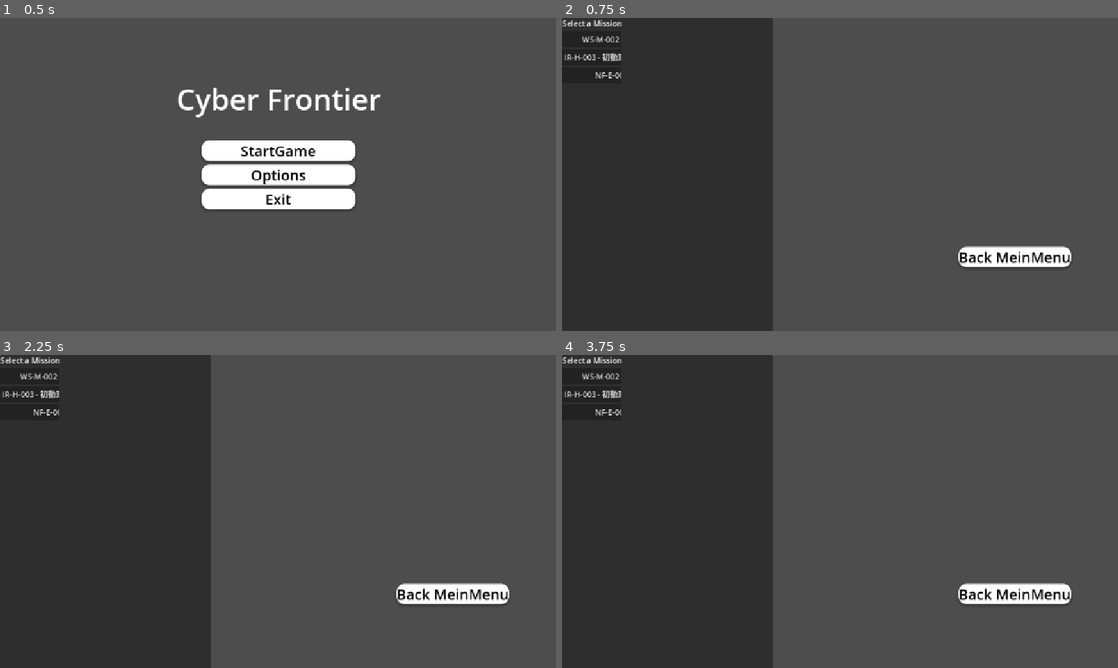
Above: before the commit, frames 1-4 (two rows, left to right).
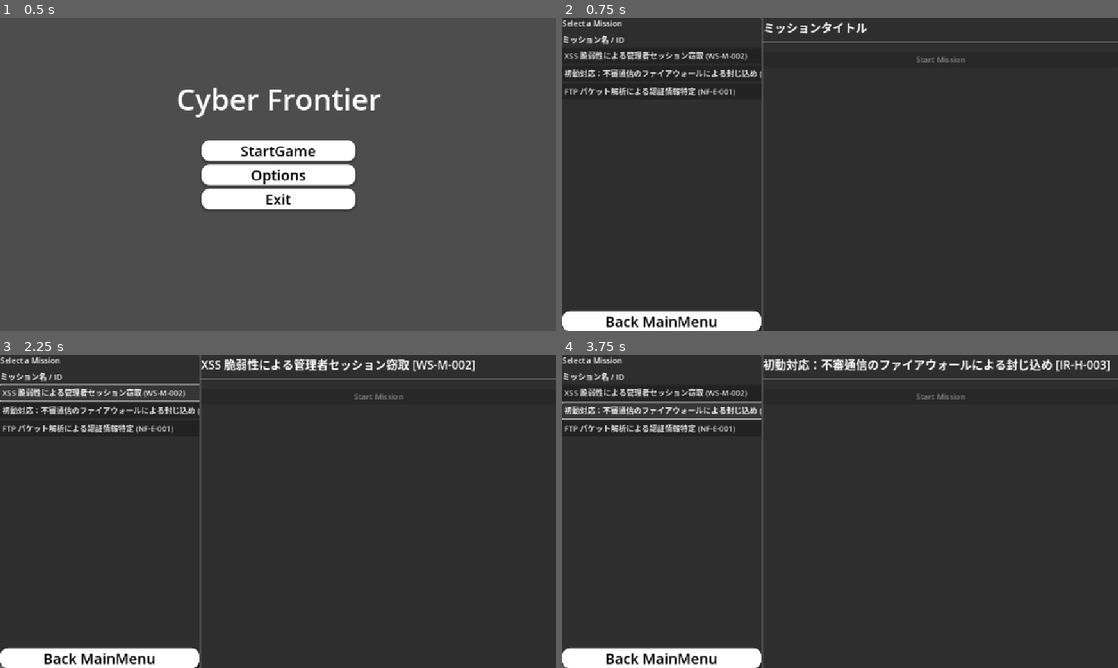
Above: after the commit, the same moments.

Repository: pekokana/cyberfrontier
Game: Godot game, scene res://scenes/main/root_scene.tscn
The game is run twice, just before and just after one commit, with the same random seed, the same clock (stepped at 60 frames per second) and the same inputs.
Inputs (mouse positions are in pixels of both pictures, inside the frame that each line leads up to):
- Up to frame 1 (0.5 s): no input
- Up to frame 2 (0.75 s): click "StartGame" at 0.5 s
- Up to frame 3 (2.25 s): click (127, 376) at 1.25 s, where only the run before the commit has a clickable "WS-M-002 - XSS 脆弱性による管理者セッション…"; click (116, 392) at 2 s, where only the run after the commit has a clickable "XSS 脆弱性による管理者セッション窃取 (WS-M-00…"
- Up to frame 4 (3.75 s): click (689, 392) at 2.75 s, where only the run before the commit has a clickable "IR-H-003 - 初動対応：不審通信のファイアウォール…"; click (678, 411) at 3.5 s, where only the run after the commit has a clickable "初動対応：不審通信のファイアウォールによる封じ込め (IR…"

Frame 1 is identical in both runs. In frame 2, 66% of the frame differs, in the area x 0-100%, y 0-100%; in frame 3, 66%; in frame 4, 66%.

Commit message:
firstpush

Diff:
--- a/scenes/ui/MissionSelectUI.tscn
+++ b/scenes/ui/MissionSelectUI.tscn
@@ -43,38 +43,38 @@
 grow_vertical = 2
 script = ExtResource("1_u0l8q")
 
-[node name="PanelContainer" type="PanelContainer" parent="."]
+[node name="HBoxContainer" type="HBoxContainer" parent="."]
 layout_mode = 1
 anchors_preset = 15
 anchor_right = 1.0
 anchor_bottom = 1.0
-offset_right = -716.0
-offset_bottom = 52.0
 grow_horizontal = 2
 grow_vertical = 2
 
-[node name="VBoxContainer" type="VBoxContainer" parent="PanelContainer"]
+[node name="ListPanel" type="PanelContainer" parent="HBoxContainer"]
 layout_mode = 2
-size_flags_horizontal = 0
+size_flags_horizontal = 3
+size_flags_stretch_ratio = 0.56
 
-[node name="Label" type="Label" parent="PanelContainer/VBoxContainer"]
+[node name="VBoxContainer" type="VBoxContainer" parent="HBoxContainer/ListPanel"]
+layout_mode = 2
+theme_override_constants/separation = 10
+
+[node name="Label" type="Label" parent="HBoxContainer/ListPanel/VBoxContainer"]
 layout_mode = 2
 text = "Select a Mission"
 
-[node name="ScrollContainer" type="ScrollContainer" parent="PanelContainer/VBoxContainer"]
+[node name="ScrollContainer" type="ScrollContainer" parent="HBoxContainer/ListPanel/VBoxContainer"]
 layout_mode = 2
 size_flags_vertical = 3
 
-[node name="MissionListContainer" type="VBoxContainer" parent="PanelContainer/VBoxContainer/ScrollContainer"]
+[node name="MissionListGrid" type="GridContainer" parent="HBoxContainer/ListPanel/VBoxContainer/ScrollContainer"]
 layout_mode = 2
 size_flags_horizontal = 3
+columns = 2
 
-[node name="btnBackMainMenu" type="Button" parent="."]
-layout_mode = 0
-offset_left = 821.0
-offset_top = 473.0
-offset_right = 977.0
-offset_bottom = 515.0
+[node name="btnBackMainMenu" type="Button" parent="HBoxContainer/ListPanel"]
+layout_mode = 2
 size_flags_vertical = 10
 theme_override_colors/icon_pressed_color = Color(0, 0, 0, 1)
 theme_override_colors/font_color = Color(0, 0, 0, 1)
@@ -85,6 +85,36 @@
 theme_override_styles/hover = SubResource("StyleBoxFlat_4vr03")
 theme_override_styles/pressed = SubResource("StyleBoxFlat_npyb8")
 theme_override_styles/normal = SubResource("StyleBoxFlat_j75qj")
-text = "Back MeinMenu"
+text = "Back MainMenu"
 
-[connection signal="pressed" from="btnBackMainMenu" to="." method="_on_btn_back_main_menu_pressed"]
+[node name="DetailsPanel" type="PanelContainer" parent="HBoxContainer"]
+layout_mode = 2
+size_flags_horizontal = 3
+
+[node name="VBoxContainer" type="VBoxContainer" parent="HBoxContainer/DetailsPanel"]
+layout_mode = 2
+theme_override_constants/separation = 10
+
+[node name="MissionTitle" type="Label" parent="HBoxContainer/DetailsPanel/VBoxContainer"]
+layout_mode = 2
+theme_override_font_sizes/font_size = 24
+
+[node name="HSeparator" type="HSeparator" parent="HBoxContainer/DetailsPanel/VBoxContainer"]
+layout_mode = 2
+
+[node name="ScrollContainer" type="ScrollContainer" parent="HBoxContainer/DetailsPanel/VBoxContainer"]
+layout_mode = 2
+
+[node name="MissionDescription" type="Label" parent="HBoxContainer/DetailsPanel/VBoxContainer/ScrollContainer"]
+custom_minimum_size = Vector2(10, 10)
+layout_mode = 2
+size_flags_vertical = 1
+autowrap_mode = 3
+
+[node name="btnStartMission" type="Button" parent="HBoxContainer/DetailsPanel/VBoxContainer"]
+layout_mode = 2
+disabled = true
+text = "Start Mission"
+
+[connection signal="pressed" from="HBoxContainer/ListPanel/btnBackMainMenu" to="." method="_on_btn_back_main_menu_pressed"]
+[connection signal="pressed" from="HBoxContainer/DetailsPanel/VBoxContainer/btnStartMission" to="." method="_on_btn_start_mission_pressed"]
--- a/scripts/core/root_scene.gd
+++ b/scripts/core/root_scene.gd
@@ -16,6 +16,7 @@
 @onready var ui_holder: Control = $UI_Layer/UI_Holder
 @onready var sidebar_toggle: TextureButton = $UI_Layer/SidebarToggle
 @onready var btn_back_mission_select: Button = $UI_Layer/btnBackMissionSelect
+@onready var btn_start_mission: Button = $HBoxContainer/DetailsPanel/VBoxContainer/btnStartMission
 
 var sidebar_instance: Control = null # <--- Sidebarインスタンスを保持する変数
 var current_ui_instance: Control = null
--- a/scripts/managers/MissionManager.gd
+++ b/scripts/managers/MissionManager.gd
@@ -2,6 +2,7 @@
 extends Node
 
 # ミッションJSONが格納されているディレクトリ
+const MISSION_EXTERNAL_DIR_NAME = "missions"
 const MISSION_DIR = "res://missions/"
 # 読み込まれた全ミッションのメタデータを格納する辞書
 var loaded_missions: Dictionary = {}
@@ -11,25 +12,68 @@
 
 # ディレクトリ内のすべてのJSONファイルを読み込む
 func load_all_missions():
-	var dir = DirAccess.open(MISSION_DIR)
+	# 💡 修正: 実行環境に応じてパスを切り替える
+	var base_path: String
+
+	# Godotエディタ内またはエクスポートされた実行ファイル内かをチェック
+	# has_feature("editor") はエディタ内での実行を検出
+	if OS.has_feature("editor"):
+		# 開発環境の場合は res:// を使用し、完全なOSパスに変換
+		# 💡 修正: PROJECT_SETTINGS -> ProjectSettings (シングルトン) に変更
+		base_path = ProjectSettings.globalize_path(MISSION_DIR)
+	elif OS.has_feature("mobile") or OS.has_feature("web"):
+		# モバイルやWebの場合は res:// を使用
+		# globalize_path は使わず、そのまま相対パスを使用（または FileAccess.get_file_as_bytes で対応）
+		# ここではシンプルに MISSION_DIR の相対パスを使用する戦略を採用
+		base_path = MISSION_DIR
+	else:
+		# 実行ファイル（.exeなど）の場合は、実行ファイルと同じディレクトリを使用
+		var exe_dir = OS.get_executable_path().get_base_dir()
+		base_path = exe_dir.path_join(MISSION_EXTERNAL_DIR_NAME)
+
+	print("Mission search path: ", base_path)
+
+	# 💡 修正: base_path が "res://" から始まる場合は DirAccess.open() にそのまま渡す
+	var dir: DirAccess = null
+
+	if base_path.begins_with("res://"):
+		dir = DirAccess.open(base_path)
+	else:
+		dir = DirAccess.open(base_path)
+
 
 	if dir == null:
-		print("Error: Could not open mission directory: ", MISSION_DIR)
-		return
+		# 外部パスで開けなかった場合、開発環境のres://にフォールバック（デバッグ用）
+		if not OS.has_feature("editor"):
+			printerr("Error: Could not open mission directory: ", base_path)
+			print("Attempting fallback to res:// path...")
+
+		# 開発環境からの実行、または外部読み込み失敗時のフォールバック
+		# 💡 修正: PROJECT_SETTINGS -> ProjectSettings (シングルトン) に変更
+		var fallback_path = ProjectSettings.globalize_path(MISSION_DIR)
+		dir = DirAccess.open(fallback_path)
+
+		if dir == null:
+			printerr("FATAL: Could not open mission directory even on res:// path.")
+			return
+		# フォールバックした場合は base_path も更新 (後の file_path 作成に使用)
+		base_path = fallback_path
 
 	# .json ファイルをフィルター
 	dir.list_dir_begin()
 	var file_name = dir.get_next()
 	while file_name != "":
 		if file_name.ends_with(".json"):
-			var file_path = MISSION_DIR.path_join(file_name)
+			# 💡 修正: DirAccessが返すファイル名とbase_pathを結合してファイルパスを作成
+			var file_path = base_path.path_join(file_name)
+
+			# 🚨 FileAccess.open() には完全なOSパスを渡す
 			var mission_data = load_mission_json(file_path)
 
 			if mission_data:
-				# mission_id をキーとして辞書に格納
 				var mission_id = mission_data.get("mission_id", file_name.replace(".json", ""))
 				loaded_missions[mission_id] = mission_data
-				print("Loaded mission: ", mission_id, " (", mission_data.get("title", "No Title"), ")")
+				print("Loaded mission: ", mission_id, " (", mission_data.get("title", "No Title"), ") from ", file_path)
 
 		file_name = dir.get_next()
 	dir.list_dir_end()
@@ -37,22 +81,31 @@
 	if loaded_missions.is_empty():
 		print("Warning: No missions loaded.")
 
-# 単一のJSONファイルを読み込むヘルパー関数
-func load_mission_json(path: String) -> Dictionary:
-	var file = FileAccess.open(path, FileAccess.READ)
-	if file == null:
-		print("Error opening file: ", path)
-		return {}
-
-	var content = file.get_as_text()
-	var json_result = JSON.parse_string(content)
-
-	if json_result is Dictionary:
-		return json_result
-	else:
-		print("Error parsing JSON in file: ", path)
-		return {}
 
 # IDからミッションデータを取得
 func get_mission_data(mission_id: String) -> Dictionary:
 	return loaded_missions.get(mission_id, {})
+
+# 単一のJSONファイルを読み込むヘルパー関数
+func load_mission_json(path: String) -> Dictionary:
+	# 💡 ファイルのオープン
+	var file = FileAccess.open(path, FileAccess.READ)
+	if file == null:
+		# Godot 4.xでは get_open_error() でエラー詳細を取得できます
+		printerr("Error: Failed to open mission file: ", path, " Error: ", FileAccess.get_open_error())
+		return {}
+
+	# 💡 ファイル内容の読み込み
+	var content = file.get_as_text()
+
+	# 💡 JSON文字列のパース
+	var json_result = JSON.parse_string(content)
+
+	if json_result == null:
+		printerr("Error: Failed to parse JSON in file: ", path)
+		# JSONエラーの詳細ログが必要な場合は以下を使用
+		# printerr("JSON Error: ", JSON.get_error_line(), ": ", JSON.get_error_message())
+		return {}
+
+	# 成功した場合、パース結果を返す
+	return json_result
--- a/scripts/ui/MainMenu.gd
+++ b/scripts/ui/MainMenu.gd
@@ -9,13 +9,13 @@
 	options.visible = false
 	chkbnt_screen_size.button_pressed = true
 
-	# 💡 _ready()の最後にツリー全体を出力
-	print("====================================")
-	print("Current Scene Tree Structure:")
-	print("====================================")
-	# シーンツリーのルートから処理を開始
-	Global.print_node_tree(get_tree().get_root())
-	print("====================================")
+	## 💡 _ready()の最後にツリー全体を出力
+	#print("====================================")
+	#print("Current Scene Tree Structure:")
+	#print("====================================")
+	## シーンツリーのルートから処理を開始
+	#Global.print_node_tree(get_tree().get_root())
+	#print("====================================")
 
 
 
--- a/scripts/windows/MissionSelectUI.gd
+++ b/scripts/windows/MissionSelectUI.gd
@@ -1,74 +1,124 @@
 # MissionSelectUI.gd
 extends Control
 
-@onready var mission_list_container = $PanelContainer/VBoxContainer/ScrollContainer/MissionListContainer
+# @onready変数を新しいノード名に合わせて更新
+@onready var mission_list_grid = $HBoxContainer/ListPanel/VBoxContainer/ScrollContainer/MissionListGrid
+@onready var mission_title_label = $HBoxContainer/DetailsPanel/VBoxContainer/MissionTitle
+@onready var mission_description_label = $HBoxContainer/DetailsPanel/VBoxContainer/ScrollContainer/MissionDescription
+@onready var btn_start_mission: Button = $HBoxContainer/DetailsPanel/VBoxContainer/btnStartMission
+
+# MissionManagerからミッションデータを取得するために使用
+const MISSION_MANAGER_PATH = "/root/MissionManager"
+# RootSceneへの確実なアクセスパス
+const ROOT_SCENE_PATH = "/root/RootScene"
+
 
 func _ready():
 	# UIを画面の中央に配置
 	set_anchors_preset(Control.PRESET_FULL_RECT)
+
 	# MissionManagerから全ミッションデータを取得
-	var missions = MissionManager.loaded_missions
+	var mission_manager = get_node(MISSION_MANAGER_PATH)
+	if not is_instance_valid(mission_manager):
+		printerr("FATAL ERROR: MissionManager node not found at ", MISSION_MANAGER_PATH)
+		return
+
+	var missions = mission_manager.loaded_missions
+
+	# 詳細表示を初期化
+	mission_title_label.text = "ミッションタイトル"
+	mission_description_label.text = "ミッションを選択すると、ここに詳細が表示されます。"
+
+	# GridContainer内の既存の子ノードをクリア（シーンのリロード時などに備えて）
+	for child in mission_list_grid.get_children():
+		child.queue_free()
 
 	if missions.is_empty():
 		var label = Label.new()
 		label.text = "Error: No missions found in res://missions/"
-		mission_list_container.add_child(label)
+		mission_list_grid.add_child(label)
+		# 1列目を幅いっぱいに広げる（2列目は表示しない）
+		mission_list_grid.set_column_expand(0, true)
 		return
 
-	# 各ミッションのボタンを生成
+	# ==================================================
+	# GridContainerのヘッダーを追加
+	# 💡 エラー修正: header_list_grid -> mission_list_grid に変更
+	# ==================================================
+
+	# 列1: ミッション名 / ID
+	var header_title = Label.new()
+	header_title.text = "ミッション名 / ID"
+	header_title.horizontal_alignment = HORIZONTAL_ALIGNMENT_LEFT
+	mission_list_grid.add_child(header_title)
+
+	# 列2: 難易度
+	var header_difficulty = Label.new()
+	header_difficulty.text = "難易度"
+	header_difficulty.horizontal_alignment = HORIZONTAL_ALIGNMENT_CENTER
+	mission_list_grid.add_child(header_difficulty)
+
+	# 各ミッションのテーブル行を生成
 	for id in missions.keys():
 		var mission = missions[id]
-		create_mission_button(id, mission)
+		create_mission_row(id, mission)
 
-	# 💡 _ready()の最後にツリー全体を出力
-	print("====================================")
-	print("Current Scene Tree Structure:")
-	print("====================================")
-	# シーンツリーのルートから処理を開始
-	Global.print_node_tree(get_tree().get_root())
-	print("====================================")
+# 💡 ミッションのテーブル行（ボタンとラベル）を生成する関数
+func create_mission_row(mission_id: String, data: Dictionary):
+	# 1. ミッション名（ボタンとして機能）
+	var button = Button.new()
+	# MissionManager.gd のログ出力から mission_id が正しいことがわかるため、mission_idを使用
+	button.text = "%s (%s)" % [data.get("title", "Untitled"), mission_id]
+	button.alignment = HORIZONTAL_ALIGNMENT_LEFT # 左寄せに設定
 
+	# ボタンが押されたら、詳細表示とミッション選択を処理
+	button.pressed.connect(Callable(self, "_on_mission_selected").bind(mission_id, data))
 
-func create_mission_button(mission_id: String, data: Dictionary):
-	var button = Button.new()
+	mission_list_grid.add_child(button)
 
-	print("mission_id > " + data.get("mission_id", "N/A"))
-	print("title > " + data.get("title", "Untitled"))
-	print("difficulty > " + data.get("difficulty", "N/A"))
+	# 2. 難易度（ラベルとして表示）
+	var difficulty_label = Label.new()
+	difficulty_label.text = data.get("difficulty", "N/A")
+	difficulty_label.horizontal_alignment = HORIZONTAL_ALIGNMENT_CENTER # 中央揃えに設定
 
-	# メタデータを使ってボタンのテキストを作成
-	button.text = "%s - %s (%s)" % [
-		data.get("mission_id", "N/A"),
-		data.get("title", "Untitled"),
-		data.get("difficulty", "N/A")
-	]
+	mission_list_grid.add_child(difficulty_label)
 
-	# ボタンが押されたら、RootSceneにミッション開始を通知
-	button.pressed.connect(Callable(self, "_on_mission_selected").bind(mission_id))
+# 💡 ミッション選択時（ボタンクリック時）の処理
+func _on_mission_selected(mission_id: String, data: Dictionary):
+	# --- 1. 詳細パネルの更新 ---
+	# タイトルを更新
+	mission_title_label.text = data.get("title", "Untitled") + " [" + mission_id + "]"
 
-	mission_list_container.add_child(button)
+	# 概要を更新
+	var description = data.get("description", "このミッションの概要が定義されていません。")
+	mission_description_label.text = description
 
-func get_root_scene():
-	# 💡 確実にRootSceneを取得するためのヘルパー
-	return get_node("/root/RootScene")
+	print("Mission selected: ", mission_id, ". Details displayed.")
 
-func _on_mission_selected(mission_id: String):
-	print("Mission selected: ", mission_id)
+	# --- 2. 実際のミッション開始処理 (後で実装するためにコメントアウト/プレースホルダー) ---
+	# ここでミッション開始ボタンを有効化したり、詳細パネルに「ミッション開始」ボタンを配置したりする
 
-	# RootSceneにアクセスしてミッションを開始させる (Global.gdにRootSceneの参照が必要な場合がある)
-	# ここでは簡単な方法として、ノードツリーをたどってRootSceneの関数を直接呼び出す
-	var root_scene = get_root_scene()
-	if is_instance_valid(root_scene) and root_scene.has_method("start_mission"):
-		root_scene.start_mission(mission_id)
-		# 選択UIを閉じる
-		queue_free()
-
+# 💡 メインメニューに戻るボタンが押されたときの処理
 func _on_btn_back_main_menu_pressed() -> void:
 	print("Back button pressed: Transitioning to MainMenuUI")
 
-	var root_scene = get_root_scene()
+	# =======================================================
+	# 💡 エラー修正: get_root_scene() -> 絶対パスでのノード取得に変更
+	# =======================================================
+	var root_scene = get_node(ROOT_SCENE_PATH)
+
 	if is_instance_valid(root_scene) and root_scene.has_method("start_main_menu_mode"):
 		# 💡 RootSceneの遷移関数を呼び出す
 		root_scene.start_main_menu_mode()
 	else:
 		print("ERROR: Could not find RootScene or start_main_menu_mode method.")
+
+
+func _on_btn_start_mission_pressed(mission_id: String) -> void:
+	print("Attempting to start mission: ", mission_id)
+	var root_scene = get_node(ROOT_SCENE_PATH)
+	if is_instance_valid(root_scene) and root_scene.has_method("start_mission"):
+		# RootSceneにミッション実行を通知
+		root_scene.start_mission(mission_id)
+	else:
+		printerr("ERROR: RootScene node not found or 'start_mission' method is missing.")
Binary file added: assets/icons/main.ico
